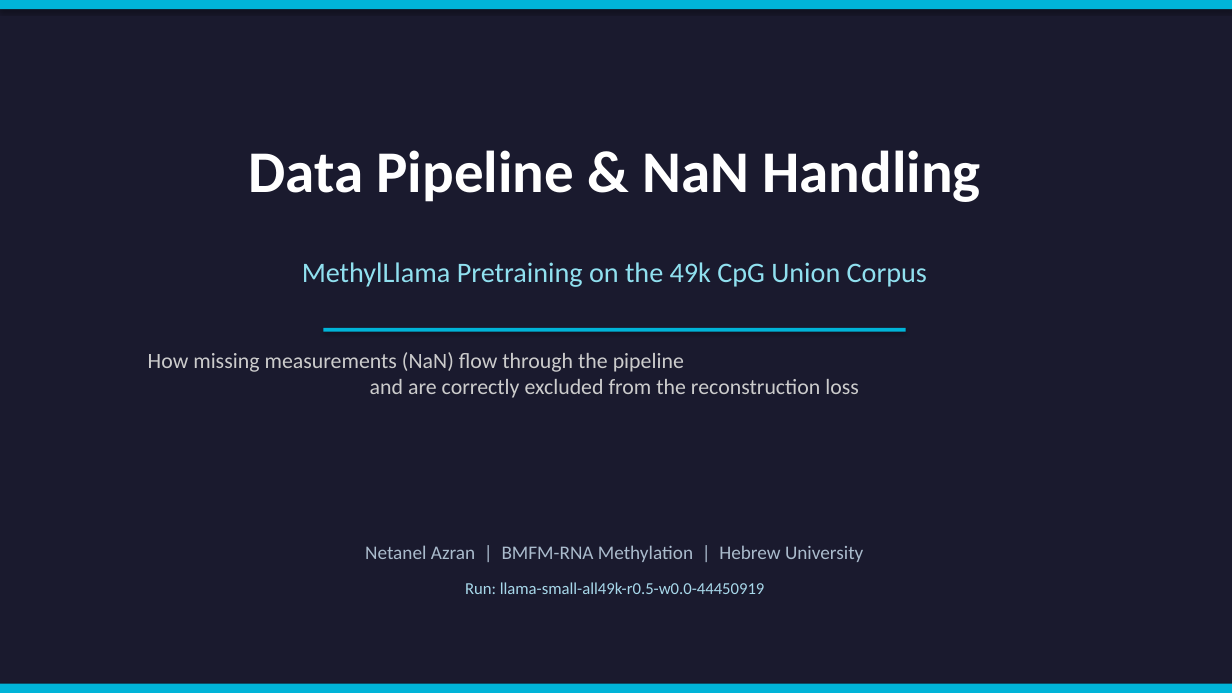
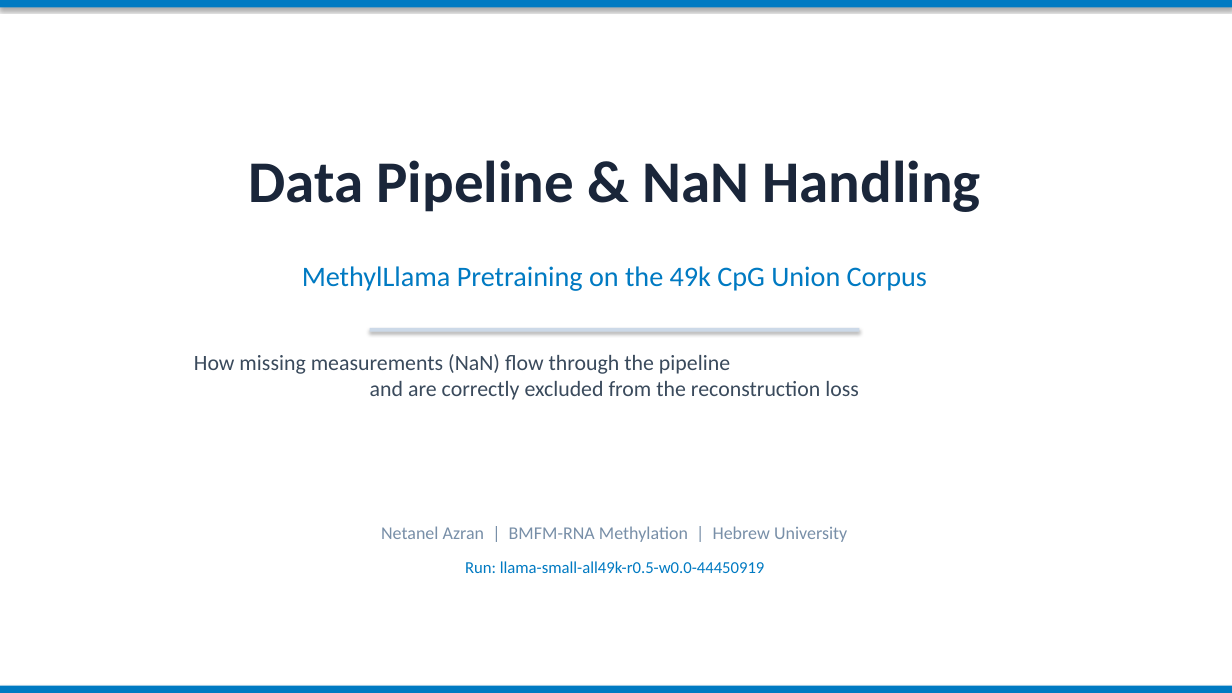
Before and after one commit to netanelazran11/BiomedSciAI_ACL_Project, a slide deck: slide 1 of methyl/NaN_Handling_MethylLlama.pptx. Drawn at 1232x693 pixels with LibreOffice and Linux fonts; fonts in the diff are those of the drawing. Boxes give left, top, right and bottom in pixels: in the first picture for what was removed or moved away, otherwise in the second. Text is boxed around its words. In the diff, an @@ line names an element or a change of style, - is before the commit and + after.

```diff
--- a/methyl/NaN_Handling_MethylLlama.pptx
+++ b/methyl/NaN_Handling_MethylLlama.pptx
@@ background #1A1A2E to #FFFFFF @@
@@ rectangle at [0,0,1232,7]: fill #00B4D8 to #007AC2 @@
@@ text "Data Pipeline & NaN Handling": place and size @@
-text "Data Pipeline & NaN Handling" at [248,150,980,202]
+text "Data Pipeline & NaN Handling" at [248,160,980,212]
@@ text "Data Pipeline & NaN Handling" at [248,160,980,212]: text colour #FFFFFF to #1A263A @@
@@ text "MethylLlama Pretraining on the 49k ..." at [302,266,927,291]: text colour #90E0EF to #007AC2 @@
@@ rectangle: place and size @@
-rectangle at [323,328,906,332]
+rectangle at [370,328,860,332]
@@ rectangle at [370,328,860,332]: fill #00B4D8 to #CCD9E8 @@
@@ text "How missing measurements (NaN) flow ...": place and size @@
-text "How missing measurements (NaN) flow ..." at [148,352,859,398]
+text "How missing measurements (NaN) flow ..." at [194,354,859,400]
@@ text "How missing measurements (NaN) flow ..." at [194,354,859,400]: text colour #CCCCCC to #3A4A5C @@
@@ text "Netanel Azran | BMFM-RNA Methylation ...": place and size @@
-text "Netanel Azran | BMFM-RNA Methylation ..." at [365,545,863,562]
+text "Netanel Azran | BMFM-RNA Methylation ..." at [381,526,847,542]
@@ text "Netanel Azran | BMFM-RNA Methylation ..." at [381,526,847,542]: size 15 to 14 pt, text colour #AABBCC to #788FA8 @@
@@ text "Run: llama-small-all49k-r0.5-w0.0-44450919": place and size @@
-text "Run: llama-small-all49k-r0.5-w0.0-44450919" at [465,582,765,594]
+text "Run: llama-small-all49k-r0.5-w0.0-44450919" at [465,561,765,573]
@@ text "Run: llama-small-all49k-r0.5-w0.0-44450919" at [465,561,765,573]: text colour #A8D8EA to #007AC2 @@
@@ rectangle at [0,686,1232,693]: fill #00B4D8 to #007AC2 @@
```
Also in this commit, not shown: 12 other slides changed, 1 other file.
